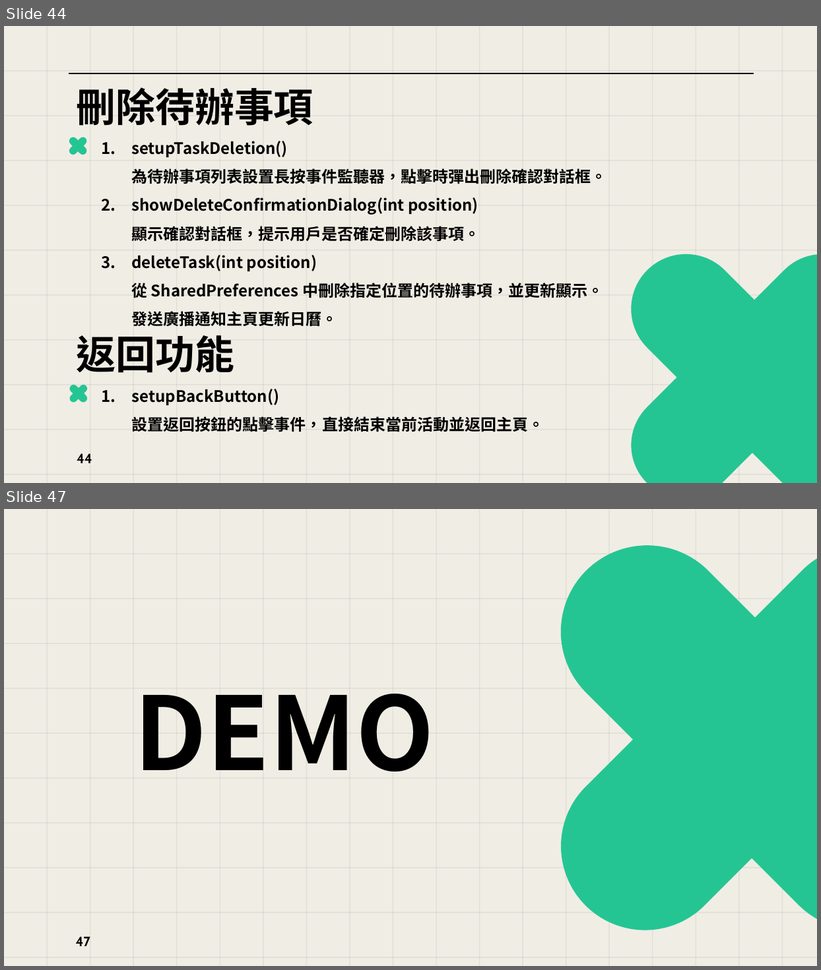
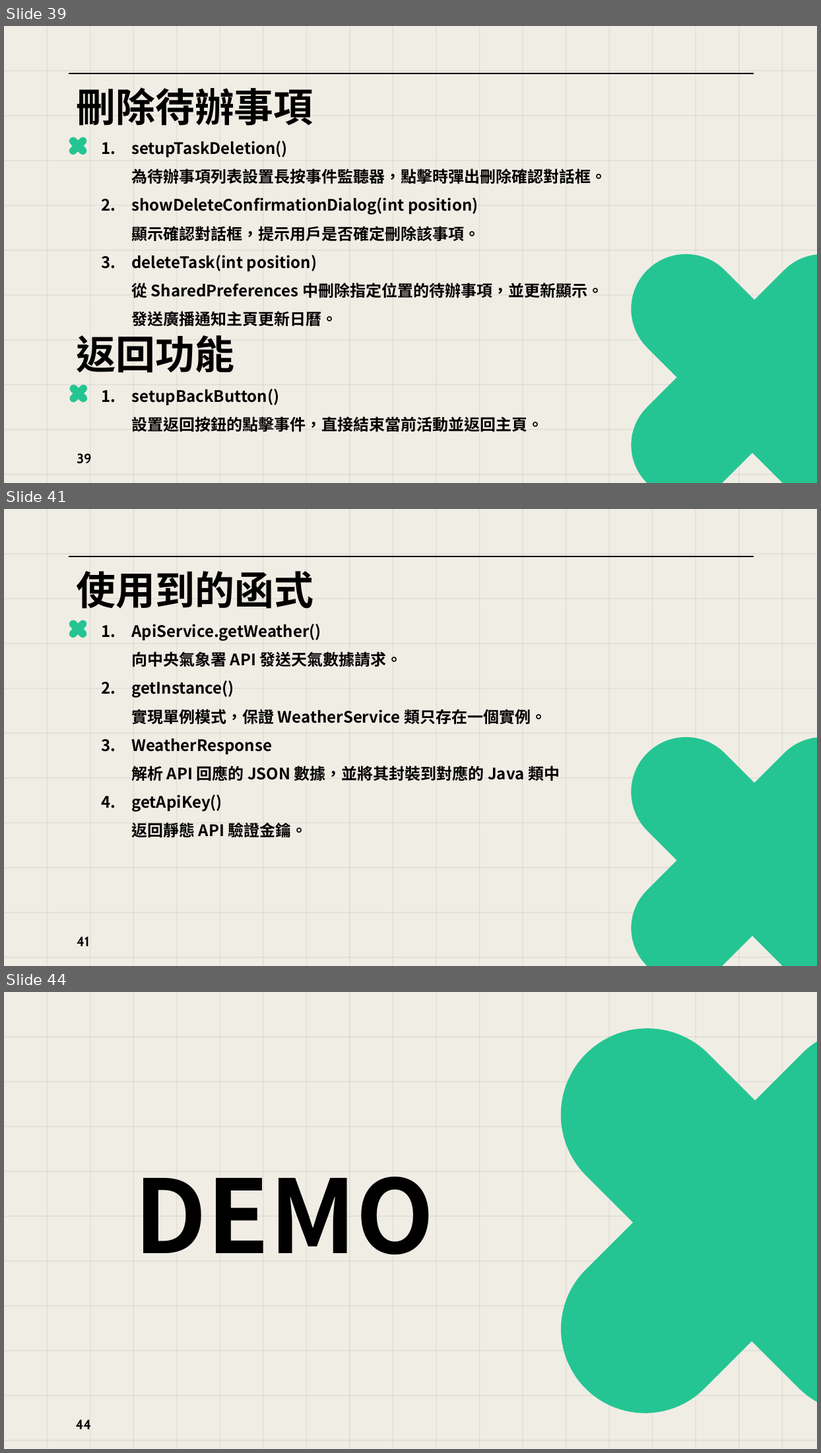
Before and after one commit to bhrtgbrt/Finalproject, a slide deck: 第七組_期末專題報告_日曆.pptx. Shown one above the other, each under a label of ours: slides 44 and 47 before the commit, slides 39, 41 and 44 after it; the slides between them are not shown. The pictures are 821x970 and 821x1453 pixels, drawn with LibreOffice and Linux fonts; fonts in the diff are those of the drawing. Boxes give left, top, right and bottom in pixels: in the first picture for what was removed or moved away, otherwise in the second. Text is boxed around its words. In the diff, an @@ line names an element or a change of style, - is before the commit and + after.

```diff
--- a/第七組_期末專題報告_日曆.pptx
+++ b/第七組_期末專題報告_日曆.pptx
@@ slide 41 added at [4, 509, 817, 966], background #F0EDE5; not listed: 29 template elements that a slide beside it also shows @@
@@ title added at [76, 571, 314, 609], 35 pt, text #000000, bold @@
+使用到的函式
@@ rounded rectangle added at [67, 619, 88, 639], fill #25C593 @@
@@ rounded rectangle added at [68, 619, 89, 640], fill #25C593 @@
@@ text added at [131, 624, 560, 838], 14 pt, text #000000, bold @@
+1. ApiService.getWeather()
+   向中央氣象署 API 發送天氣數據請求。
+2. getInstance()
+   實現單例模式，保證 WeatherService 類只存在一個實例。
+3. WeatherResponse
+   解析 API 回應的 JSON 數據，並將其封裝到對應的 Java 類中
+4. getApiKey()
+   返回靜態 API 驗證金鑰。
@@ rounded rectangle added at [609, 715, 817, 966], fill #25C593 @@
@@ rounded rectangle added at [609, 716, 817, 966], fill #25C593 @@
@@ page number added at [77, 937, 89, 947], 12 pt, text #000000, bold @@
+41
@@ what was slide 44 is now slide 39 @@
@@ page number at [77, 454, 92, 464]: text changed @@
-44
+39
@@ what was slide 47 is now slide 44 @@
@@ page number at [76, 1420, 92, 1430]: text changed @@
-47
+44
```
Also in this commit, not shown: 3 slides changed, 1 other slide added, 5 slides removed, 6 other files.
